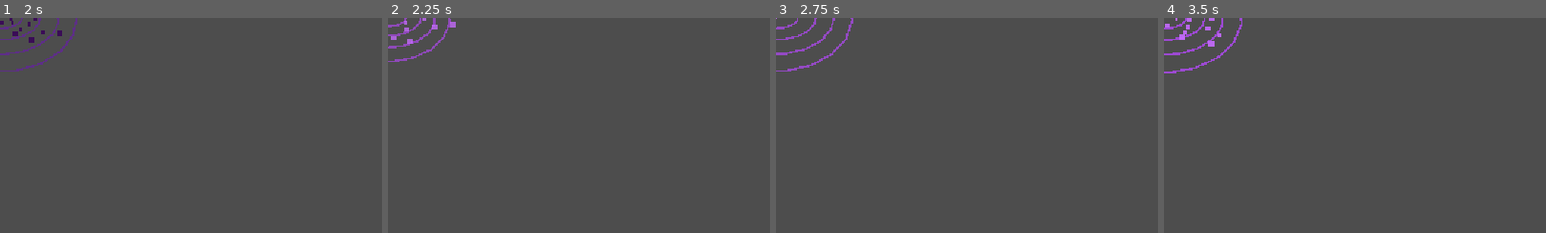
Above: before the commit, frames 1-4 (left to right).
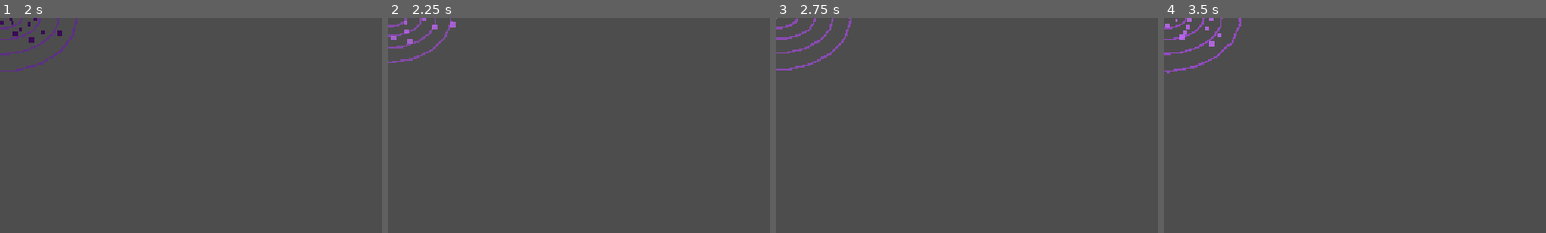
Above: after the commit, the same moments.

Repository: pupersosition/pluto-1
Game: Godot game, scene res://scenes/space_warp.tscn
Same seed, same stepped clock (60 frames per second), same inputs: the game is played once before the commit and once after it. This scene is started directly instead of the project's main scene.
Inputs:
- Up to frame 1 (2 s): tap Enter at 0.5 s; hold Right (move_right) from 0.53 s (still down); tap Space (activate_perk) at 0.6, 1.35 s; tap Up (move_up) at 0.77, 1.52 s
- Up to frame 2 (2.25 s): release Right (move_right) at 2.03 s; hold Left (move_left) from 2.03 s (still down); tap Space (activate_perk) at 2.1 s
- Up to frame 3 (2.75 s): keep holding Left (move_left)
- Up to frame 4 (3.5 s): release Left (move_left) at 2.78 s; hold Right (move_right) from 2.78 s (still down); tap Space (activate_perk) at 2.85 s; tap Up (move_up) at 3.02 s
The pictures show only the part of the screen within x 0-50%, y 0-50%; the shares and areas given below are measured in that part.

Frame 1 is identical in both runs. In frame 2, 0.4% of the frame differs, in the area x 0-17%, y 0-21%; in frame 3, 0.5%; in frame 4, 0.6%, in the area x 0-21%, y 0-26%.

Commit message:
Rebalance warp suction

Diff:
--- a/scripts/space_warp.gd
+++ b/scripts/space_warp.gd
@@ -5,15 +5,17 @@
 
 const PULL_RADIUS := 1400.0
 const CORE_RADIUS := 24.0
-const PLAYER_PULL_STRENGTH := 1750.0
-const ENEMY_PULL_STRENGTH := 3600.0
-const POWERUP_PULL_STRENGTH := 2800.0
-const MAX_PLAYER_PULL := 1250.0
-const PULL_FALLOFF_POWER := 1.75
-const MIN_DISTANCE_PULL_FACTOR := 0.12
-const LIFETIME_RAMP_IN_FRACTION := 0.32
+const PLAYER_PULL_STRENGTH := 1450.0
+const ENEMY_PULL_STRENGTH := 3000.0
+const POWERUP_PULL_STRENGTH := 2200.0
+const MAX_PLAYER_PULL := 900.0
+const MAX_ENEMY_PULL := 2200.0
+const MAX_POWERUP_PULL := 1600.0
+const PULL_FALLOFF_POWER := 2.35
+const MIN_DISTANCE_PULL_FACTOR := 0.035
+const LIFETIME_RAMP_IN_FRACTION := 0.46
 const LIFETIME_RAMP_OUT_FRACTION := 0.24
-const LIFETIME_START_MULTIPLIER := 0.35
+const LIFETIME_START_MULTIPLIER := 0.12
 const LIFETIME_END_MULTIPLIER := 0.18
 const PIXEL_COUNT := 26
 const RING_COUNT := 4
@@ -146,7 +148,7 @@
 		if distance <= CORE_RADIUS:
 			enemy_node.queue_free()
 			continue
-		_apply_pull(enemy_node, ENEMY_PULL_STRENGTH, distance, delta)
+		_apply_pull(enemy_node, ENEMY_PULL_STRENGTH, distance, delta, MAX_ENEMY_PULL)
 
 
 func _apply_to_powerups(main: Node, delta: float) -> void:
@@ -163,7 +165,7 @@
 		if distance <= CORE_RADIUS:
 			powerup_node.queue_free()
 			continue
-		_apply_direct_pull(powerup_node, POWERUP_PULL_STRENGTH, distance, delta)
+		_apply_direct_pull(powerup_node, POWERUP_PULL_STRENGTH, distance, delta, MAX_POWERUP_PULL)
 
 
 func _apply_pull(node: Node2D, strength: float, distance: float, delta: float, max_pull: float = -1.0) -> void:
@@ -176,8 +178,10 @@
 	node.call("apply_external_force", pull_direction * pull_amount, delta)
 
 
-func _apply_direct_pull(node: Node2D, strength: float, distance: float, delta: float) -> void:
+func _apply_direct_pull(node: Node2D, strength: float, distance: float, delta: float, max_pull: float = -1.0) -> void:
 	var pull_amount := _calculate_pull_amount(strength, distance)
+	if max_pull > 0.0:
+		pull_amount = minf(pull_amount, max_pull)
 	var pull_direction := node.global_position.direction_to(global_position)
 	node.global_position += pull_direction * pull_amount * delta
 
Not shown, changed: docs/superpowers/specs/2026-06-20-space-warp-hazard-design.md
